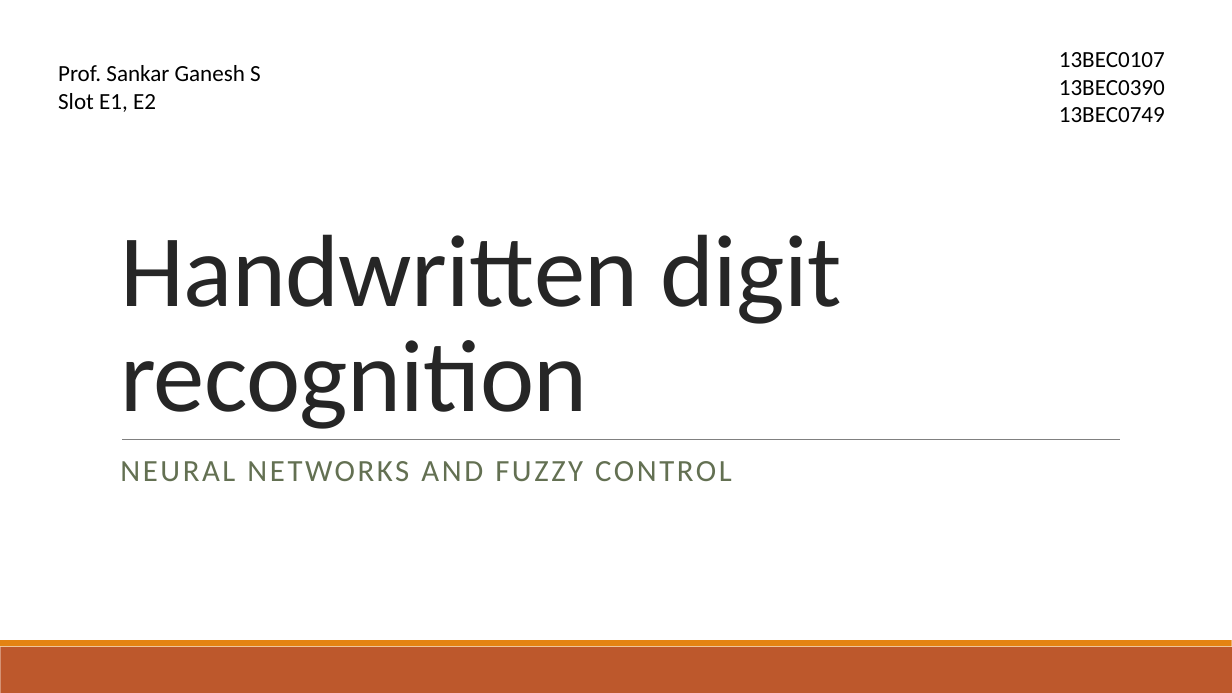
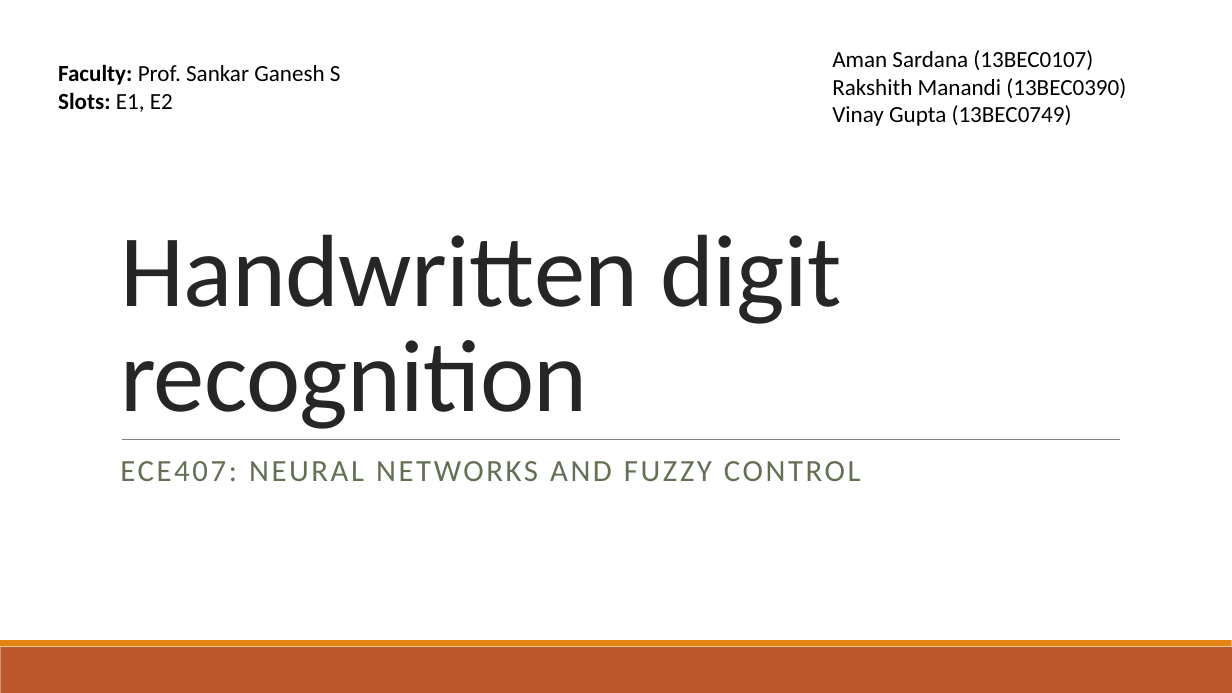
Before and after one commit to VinayGupta23/permute, a slide deck: slide 1 of docs/Neural Review 2.pptx. Drawn at 1232x693 pixels with LibreOffice and Linux fonts; fonts in the diff are those of the drawing. Boxes give left, top, right and bottom in pixels: in the first picture for what was removed or moved away, otherwise in the second. Text is boxed around its words. In the diff, an @@ line names an element or a change of style, - is before the commit and + after.

```diff
--- a/docs/Neural Review 2.pptx
+++ b/docs/Neural Review 2.pptx
@@ text at [832,50,1126,126]: text changed @@
-13BEC0107
-13BEC0390
-13BEC0749
+Aman Sardana (13BEC0107)
+Rakshith Manandi (13BEC0390)
+Vinay Gupta (13BEC0749)
@@ text at [58,64,341,112]: text changed @@
-Prof. Sankar Ganesh S
-Slot E1, E2
+Faculty: Prof. Sankar Ganesh S
+Slots: E1, E2
@@ subtitle at [120,461,861,481]: text changed @@
-NEURAL NETWORKS AND FUZZY CONTROL
+ECE407: NEURAL NETWORKS AND FUZZY CONTROL
```
Also in this commit, not shown: 1 other slide changed, 1 slide added.
